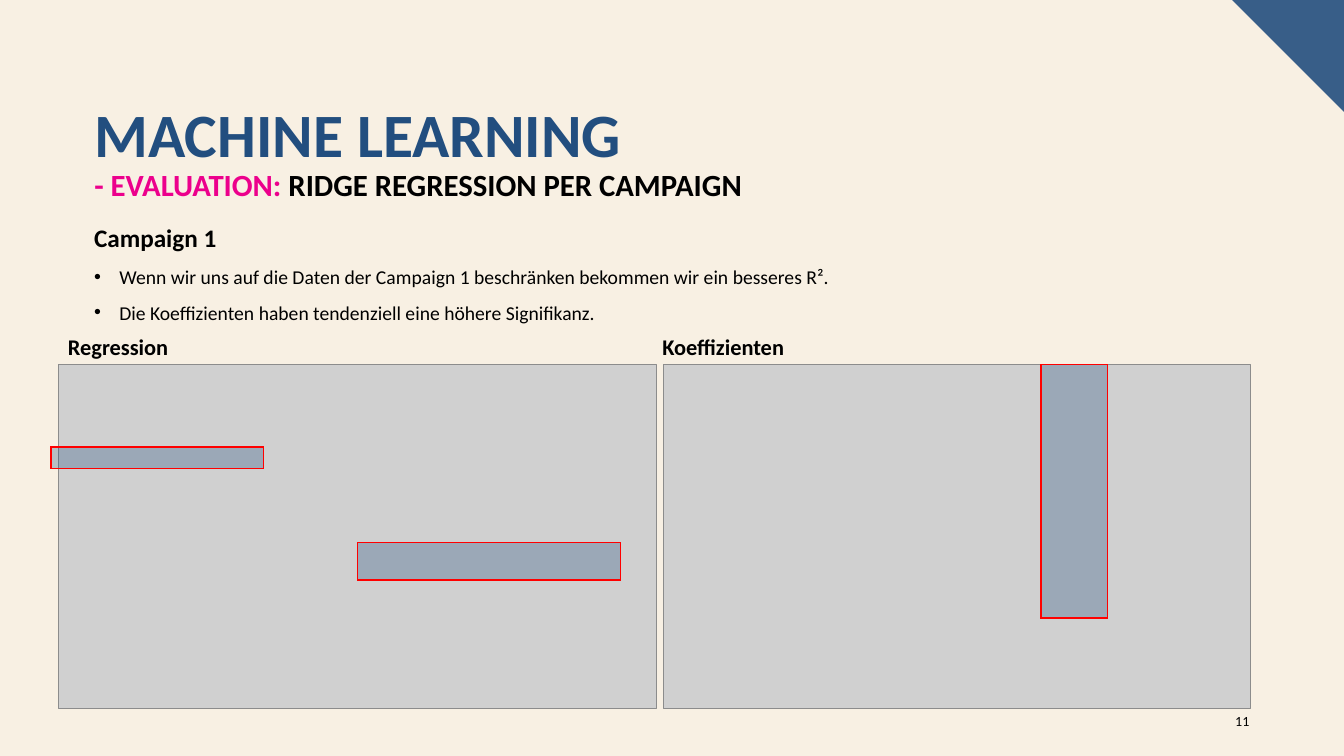
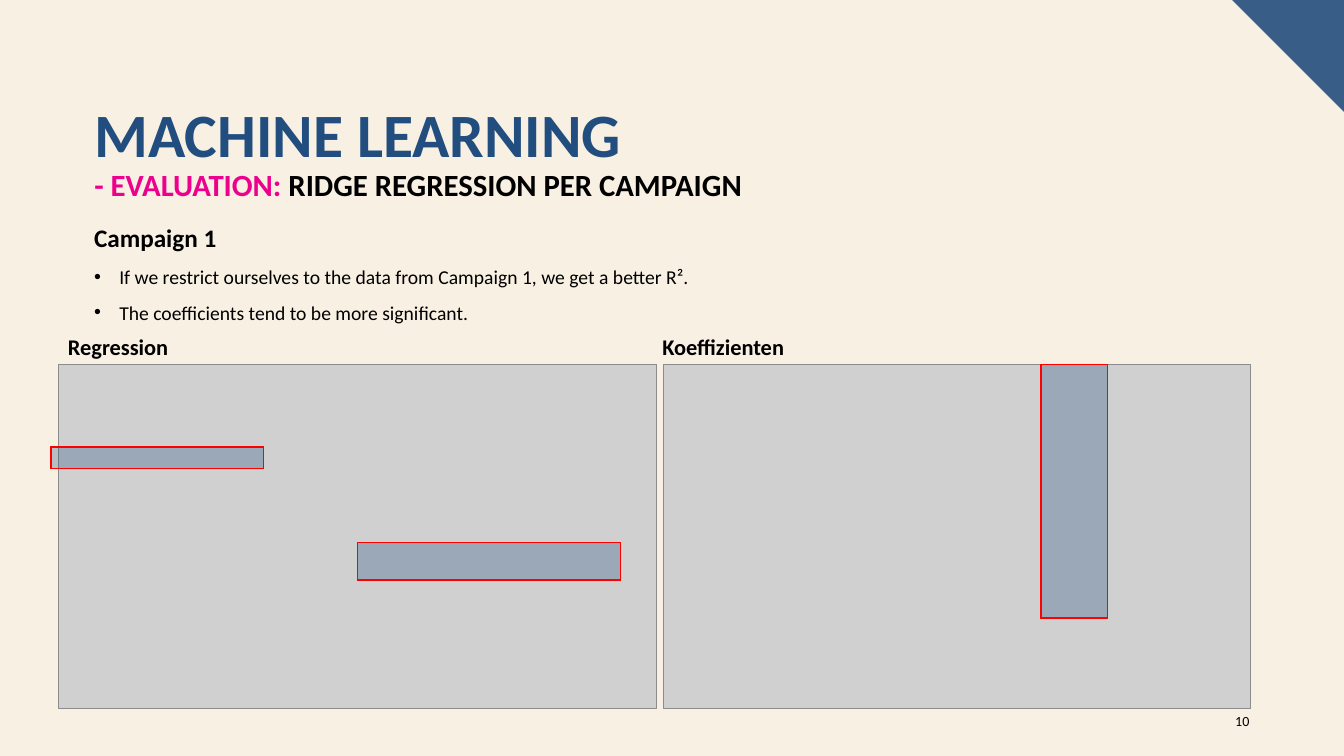
Before and after one commit to oliverschulz1983/Machine-learning-in-online-marketing-analysis-and-identification-of-optimisation-opportunities, a slide deck: slide 10 of Machine_Learning_in_Online_Marketing.pptx (slide 11 before the commit). Drawn at 1344x756 pixels with LibreOffice and Linux fonts; fonts in the diff are those of the drawing; grey boxes stand for pictures. Boxes give left, top, right and bottom in pixels: in the first picture for what was removed or moved away, otherwise in the second. Text is boxed around its words. In the diff, an @@ line names an element or a change of style, - is before the commit and + after.

```diff
--- a/Machine_Learning_in_Online_Marketing.pptx
+++ b/Machine_Learning_in_Online_Marketing.pptx
@@ text at <box>119,269,688,324</box>: text changed @@
-• Wenn wir uns auf die Daten der Campaign 1 beschränken bekommen wir ein besseres R².
-• Die Koeffizienten haben tendenziell eine höhere Signifikanz.
+• If we restrict ourselves to the data from Campaign 1, we get a better R².
+• The coefficients tend to be more significant.
@@ page number at <box>1235,717,1249,726</box>: text changed @@
-11
+10
```
Also in this commit, not shown: 14 other slides changed, 2 slides added, 3 slides removed.
